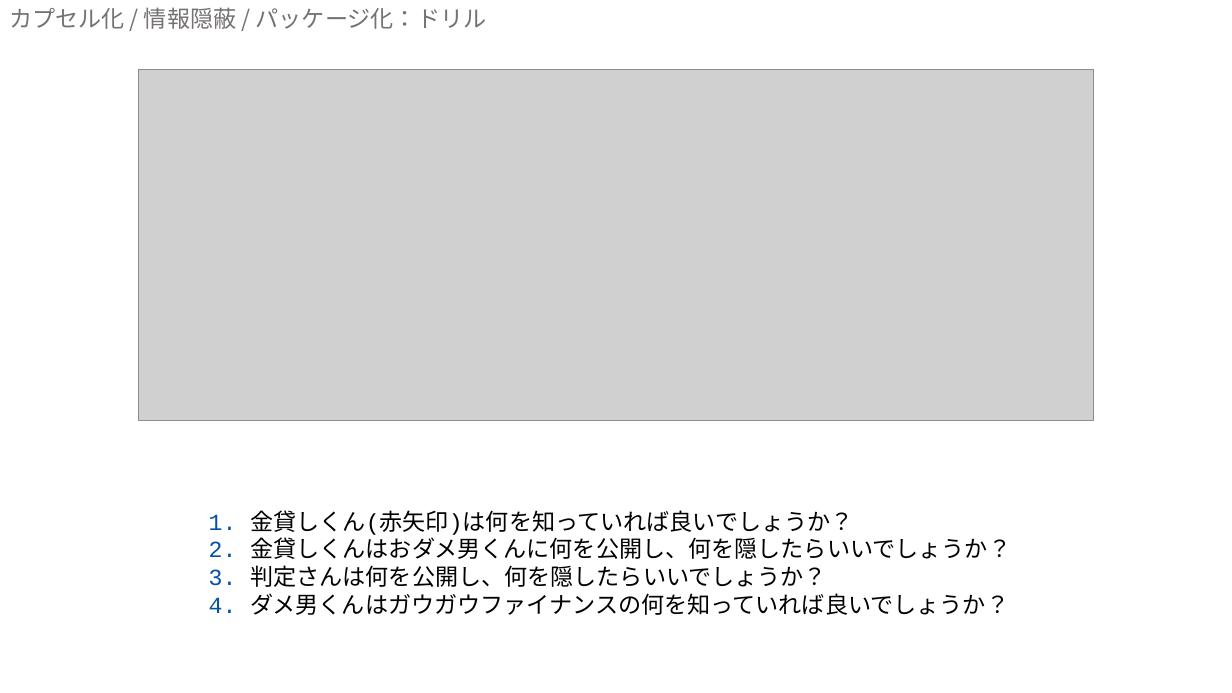
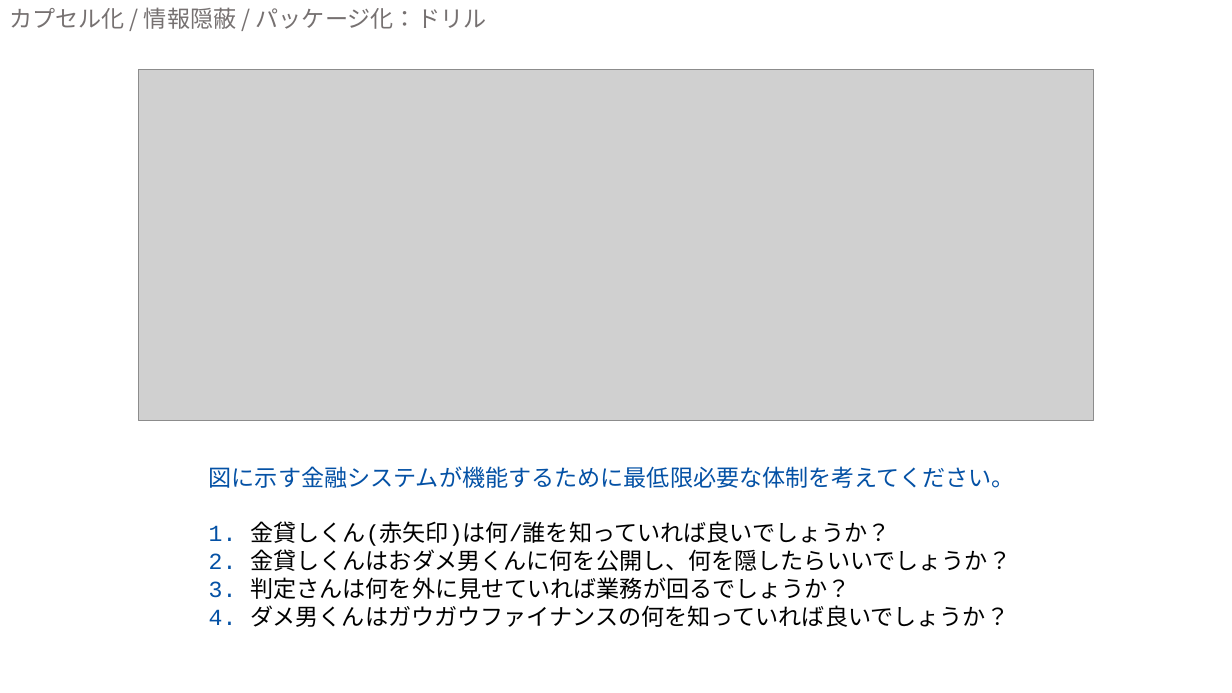
Before and after one commit to hirohitokato/DesigningKatas, a slide deck: slide 1 of 01-basics/exercises/13-encapsulation-drill.pptx. Drawn at 1232x693 pixels with LibreOffice and Linux fonts; fonts in the diff are those of the drawing; grey boxes stand for pictures. Boxes give left, top, right and bottom in pixels: in the first picture for what was removed or moved away, otherwise in the second. Text is boxed around its words. In the diff, an @@ line names an element or a change of style, - is before the commit and + after.

```diff
--- a/01-basics/exercises/13-encapsulation-drill.pptx
+++ b/01-basics/exercises/13-encapsulation-drill.pptx
@@ text "図に示す金融システムが機能するために最低限必要な体制を考えてください。": place and size @@
-text "図に示す金融システムが機能するために最低限必要な体制を考えてください。" at <box>209,510,1011,615</box>
+text "図に示す金融システムが機能するために最低限必要な体制を考えてください。" at <box>209,466,1015,627</box>
@@ text at <box>209,466,1015,546</box>: text changed; text colour #000000 to #0451A5 @@
-1. 金貸しくん(赤矢印)は何を知っていれば良いでしょうか？
+図に示す金融システムが機能するために最低限必要な体制を考えてください。
+1. 金貸しくん(赤矢印)は何/誰を知っていれば良いでしょうか？
@@ text at <box>209,577,851,599</box>: text changed @@
-3. 判定さんは何を公開し、何を隠したらいいでしょうか？
+3. 判定さんは何を外に見せていれば業務が回るでしょうか？
```
Also in this commit, not shown: 1 other slide changed, 2 other files.
